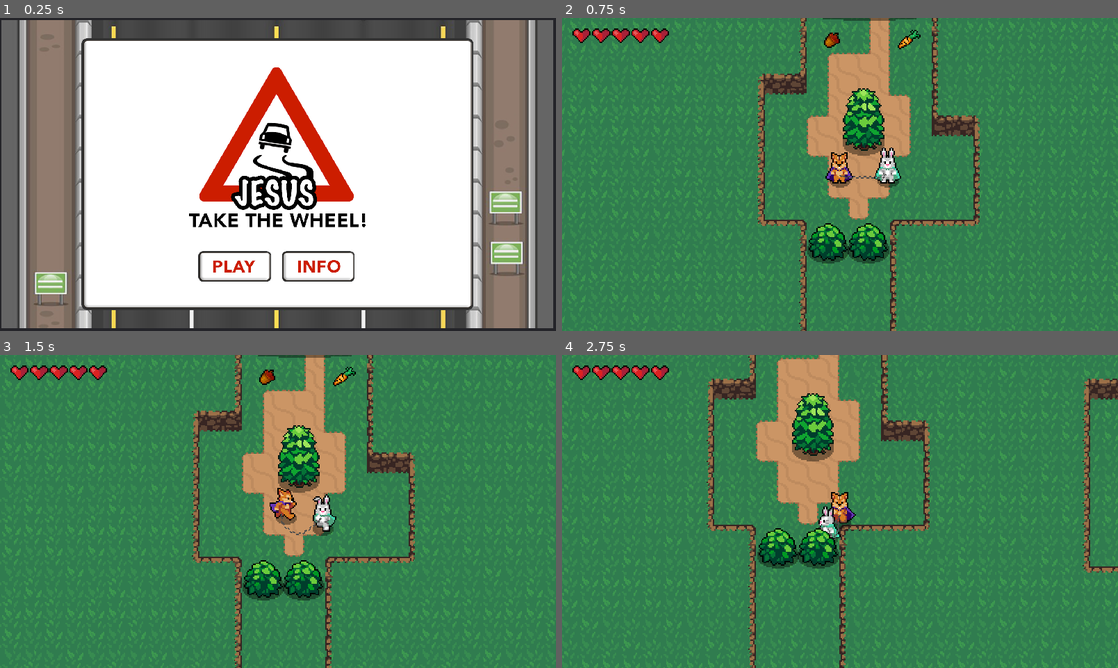
Above: before the commit, frames 1-4 (two rows, left to right).
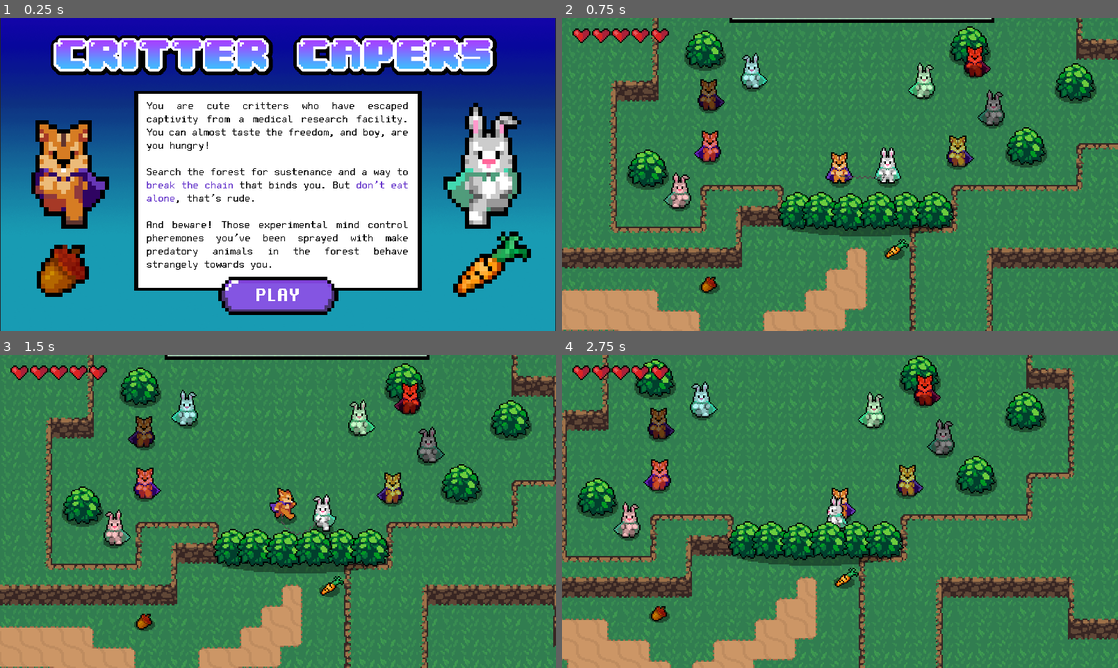
Above: after the commit, the same moments.

Repository: CaelRowley/gmtk-game-jam-2021
Game: Godot game, scene res://MainMenu.tscn
Same seed, same stepped clock (60 frames per second), same inputs: the game is played once before the commit and once after it.
Inputs (mouse positions are in pixels of both pictures, inside the frame that each line leads up to; where the layout moved, square brackets give the same spot in the first picture):
- Up to frame 1 (0.25 s): no input
- Up to frame 2 (0.75 s): click (840, 296) [795, 268] at 0.5 s
- Up to frame 3 (1.5 s): hold D (ui_right) from 1.28 s (still down); hold Down (player2_down) from 1.28 s (still down)
- Up to frame 4 (2.75 s): release D (ui_right) at 2.03 s; release Down (player2_down) at 2.03 s; hold S (ui_down) from 2.03 s (still down); tap Left (player2_left) at 2.1 s

The runs differ from the first frame. In frame 1, 75% of the frame differs, in the area x 0-100%, y 0-100%; in frame 2, 40%; in frame 3, 40%; in frame 4, 40%.

Commit message:
feat:add shadow

Diff:
--- a/src/Level1.tscn
+++ b/src/Level1.tscn
@@ -24,6 +24,7 @@
 [ext_resource path="res://World/Friendly/Bunny4.tscn" type="PackedScene" id=22]
 [ext_resource path="res://World/Friendly/Bunny2.tscn" type="PackedScene" id=23]
 [ext_resource path="res://World/Friendly/Endgame.tscn" type="PackedScene" id=24]
+[ext_resource path="res://UI/endgame-text.png" type="Texture" id=25]
 
 [sub_resource type="TileSet" id=1]
 0/name = "DirtTileset.png 0"
@@ -500,7 +501,7 @@
 0/z_index = 0
 
 [node name="World" type="Node2D"]
-position = Vector2( 5.25, 42.5 )
+position = Vector2( 5, 43 )
 
 [node name="Background" type="Sprite" parent="."]
 position = Vector2( -585.25, -2450.5 )
@@ -530,7 +531,7 @@
 position = Vector2( 177, 253 )
 
 [node name="JoinedPlayers" parent="YSort" instance=ExtResource( 7 )]
-position = Vector2( 249.75, 160.5 )
+position = Vector2( 747, -1925 )
 
 [node name="Level1" type="YSort" parent="YSort"]
 
@@ -813,16 +814,16 @@
 position = Vector2( 679.75, -1999.5 )
 
 [node name="Bunny3" parent="YSort/Level7" instance=ExtResource( 20 )]
-position = Vector2( 817.75, -2027.5 )
+position = Vector2( 812, -1992 )
 
 [node name="Bunny4" parent="YSort/Level7" instance=ExtResource( 22 )]
-position = Vector2( 864.75, -1979.5 )
+position = Vector2( 865, -1971 )
 
 [node name="Chipmunk2" parent="YSort/Level7" instance=ExtResource( 17 )]
 position = Vector2( 837.75, -1939.5 )
 
 [node name="Chipmunk3" parent="YSort/Level7" instance=ExtResource( 19 )]
-position = Vector2( 682.75, -2051.5 )
+position = Vector2( 647, -1984 )
 
 [node name="Chipmunk4" parent="YSort/Level7" instance=ExtResource( 18 )]
 position = Vector2( 850.75, -2009.5 )
@@ -846,20 +847,10 @@
 volume_db = -12.0
 autoplay = true
 
-[node name="TextEdit" type="TextEdit" parent="."]
-anchor_top = -0.565
-anchor_bottom = 0.115
-margin_left = 870.75
-margin_top = -1833.5
-margin_right = 1132.75
-margin_bottom = -1779.5
-rect_scale = Vector2( 0.5, 0.5 )
-text = "And the critters lived happily ever after
-for days and days
-"
-__meta__ = {
-"_edit_use_anchors_": false
-}
+[node name="endgame-text" type="Sprite" parent="."]
+position = Vector2( 941, -1821 )
+scale = Vector2( 0.205216, 0.220421 )
+texture = ExtResource( 25 )
 
 [editable path="YSort/Level1/Barrier"]
 [editable path="YSort/Level2/Barrier"]
--- a/src/MainMenu.tscn
+++ b/src/MainMenu.tscn
@@ -1,7 +1,7 @@
 [gd_scene load_steps=4 format=2]
 
+[ext_resource path="res://World/title.png" type="Texture" id=1]
 [ext_resource path="res://PlayButton.gd" type="Script" id=2]
-[ext_resource path="res://UI/menu_main-V3.png" type="Texture" id=3]
 [ext_resource path="res://Music and Sounds/demo2.wav" type="AudioStream" id=4]
 
 [node name="MainMenu" type="Node2D"]
@@ -14,10 +14,10 @@
 }
 
 [node name="PlayButton" type="MenuButton" parent="Panel"]
-margin_left = 139.0
-margin_top = 175.0
-margin_right = 151.0
-margin_bottom = 195.0
+margin_left = 173.0
+margin_top = 197.0
+margin_right = 185.0
+margin_bottom = 217.0
 rect_scale = Vector2( 6.82476, 1.58457 )
 script = ExtResource( 2 )
 __meta__ = {
@@ -25,9 +25,9 @@
 }
 
 [node name="Sprite" type="Sprite" parent="."]
-position = Vector2( 212.606, 119.684 )
-scale = Vector2( 0.293603, 0.292139 )
-texture = ExtResource( 3 )
+position = Vector2( 213, 120 )
+scale = Vector2( 0.221281, 0.221995 )
+texture = ExtResource( 1 )
 
 [node name="AudioStreamPlayer" type="AudioStreamPlayer" parent="."]
 stream = ExtResource( 4 )
--- a/src/World/Acorn.tscn
+++ b/src/World/Acorn.tscn
@@ -1,8 +1,13 @@
-[gd_scene load_steps=2 format=2]
+[gd_scene load_steps=3 format=2]
 
 [ext_resource path="res://World/Acorn.png" type="Texture" id=1]
+[ext_resource path="res://Shadows/MediumShadow.png" type="Texture" id=2]
 
 [node name="Acorn" type="StaticBody2D"]
 
+[node name="MediumShadow" type="Sprite" parent="."]
+position = Vector2( 0, 2 )
+texture = ExtResource( 2 )
+
 [node name="Sprite" type="Sprite" parent="."]
 texture = ExtResource( 1 )
--- a/src/World/Carrot.tscn
+++ b/src/World/Carrot.tscn
@@ -1,8 +1,13 @@
-[gd_scene load_steps=2 format=2]
+[gd_scene load_steps=3 format=2]
 
 [ext_resource path="res://World/Carrot.png" type="Texture" id=1]
+[ext_resource path="res://Shadows/MediumShadow.png" type="Texture" id=2]
 
 [node name="StaticBody2D" type="StaticBody2D"]
 
+[node name="MediumShadow" type="Sprite" parent="."]
+position = Vector2( -2, 3 )
+texture = ExtResource( 2 )
+
 [node name="Sprite" type="Sprite" parent="."]
 texture = ExtResource( 1 )
--- a/src/World/Friendly/Bunny1.tscn
+++ b/src/World/Friendly/Bunny1.tscn
@@ -1,6 +1,7 @@
-[gd_scene load_steps=6 format=2]
+[gd_scene load_steps=7 format=2]
 
 [ext_resource path="res://Player/Player2.png" type="Texture" id=1]
+[ext_resource path="res://Shadows/MediumShadow.png" type="Texture" id=2]
 
 [sub_resource type="AtlasTexture" id=1]
 atlas = ExtResource( 1 )
@@ -23,11 +24,14 @@
 
 [node name="Bunny1" type="Node2D"]
 
+[node name="MediumShadow" type="Sprite" parent="."]
+position = Vector2( -1, 3 )
+texture = ExtResource( 2 )
+
 [node name="AnimatedSprite" type="AnimatedSprite" parent="."]
 modulate = Color( 0.988235, 0.760784, 0.760784, 1 )
 frames = SubResource( 3 )
 animation = "dance"
-frame = 1
 playing = true
 
 [node name="StaticBody2D" type="StaticBody2D" parent="."]
--- a/src/World/Friendly/Bunny2.tscn
+++ b/src/World/Friendly/Bunny2.tscn
@@ -1,6 +1,7 @@
-[gd_scene load_steps=6 format=2]
+[gd_scene load_steps=7 format=2]
 
 [ext_resource path="res://Player/Player2.png" type="Texture" id=1]
+[ext_resource path="res://Shadows/MediumShadow.png" type="Texture" id=2]
 
 [sub_resource type="AtlasTexture" id=1]
 atlas = ExtResource( 1 )
@@ -23,10 +24,15 @@
 
 [node name="Bunny1" type="Node2D"]
 
+[node name="MediumShadow" type="Sprite" parent="."]
+position = Vector2( 0, 3 )
+texture = ExtResource( 2 )
+
 [node name="AnimatedSprite" type="AnimatedSprite" parent="."]
 modulate = Color( 0.701961, 0.964706, 0.956863, 1 )
 frames = SubResource( 3 )
 animation = "dance"
+frame = 1
 playing = true
 
 [node name="StaticBody2D" type="StaticBody2D" parent="."]
--- a/src/World/Friendly/Bunny3.tscn
+++ b/src/World/Friendly/Bunny3.tscn
@@ -1,6 +1,7 @@
-[gd_scene load_steps=6 format=2]
+[gd_scene load_steps=7 format=2]
 
 [ext_resource path="res://Player/Player2.png" type="Texture" id=1]
+[ext_resource path="res://Shadows/MediumShadow.png" type="Texture" id=2]
 
 [sub_resource type="AtlasTexture" id=1]
 atlas = ExtResource( 1 )
@@ -23,6 +24,10 @@
 
 [node name="Bunny1" type="Node2D"]
 
+[node name="MediumShadow" type="Sprite" parent="."]
+position = Vector2( -1, 2 )
+texture = ExtResource( 2 )
+
 [node name="AnimatedSprite" type="AnimatedSprite" parent="."]
 modulate = Color( 0.776471, 0.996078, 0.788235, 1 )
 frames = SubResource( 3 )
--- a/src/World/Friendly/Bunny4.tscn
+++ b/src/World/Friendly/Bunny4.tscn
@@ -1,6 +1,7 @@
-[gd_scene load_steps=6 format=2]
+[gd_scene load_steps=7 format=2]
 
 [ext_resource path="res://Player/Player2.png" type="Texture" id=1]
+[ext_resource path="res://Shadows/MediumShadow.png" type="Texture" id=2]
 
 [sub_resource type="AtlasTexture" id=1]
 atlas = ExtResource( 1 )
@@ -23,11 +24,14 @@
 
 [node name="Bunny1" type="Node2D"]
 
+[node name="MediumShadow" type="Sprite" parent="."]
+position = Vector2( -1, 3 )
+texture = ExtResource( 2 )
+
 [node name="AnimatedSprite" type="AnimatedSprite" parent="."]
 modulate = Color( 0.521569, 0.521569, 0.521569, 1 )
 frames = SubResource( 3 )
 animation = "dance"
-frame = 1
 playing = true
 
 [node name="StaticBody2D" type="StaticBody2D" parent="."]
--- a/src/World/Friendly/Chipmunk1.tscn
+++ b/src/World/Friendly/Chipmunk1.tscn
@@ -1,6 +1,7 @@
-[gd_scene load_steps=6 format=2]
+[gd_scene load_steps=7 format=2]
 
 [ext_resource path="res://Player/Player1.png" type="Texture" id=1]
+[ext_resource path="res://Shadows/MediumShadow.png" type="Texture" id=2]
 
 [sub_resource type="AtlasTexture" id=1]
 atlas = ExtResource( 1 )
@@ -23,6 +24,10 @@
 
 [node name="Chipmunk1" type="Node2D"]
 
+[node name="MediumShadow" type="Sprite" parent="."]
+position = Vector2( -1, 3 )
+texture = ExtResource( 2 )
+
 [node name="AnimatedSprite" type="AnimatedSprite" parent="."]
 modulate = Color( 0.945098, 0.615686, 1, 1 )
 position = Vector2( 0, -6 )
--- a/src/World/Friendly/Chipmunk2.tscn
+++ b/src/World/Friendly/Chipmunk2.tscn
@@ -1,6 +1,7 @@
-[gd_scene load_steps=6 format=2]
+[gd_scene load_steps=7 format=2]
 
 [ext_resource path="res://Player/Player1.png" type="Texture" id=1]
+[ext_resource path="res://Shadows/MediumShadow.png" type="Texture" id=2]
 
 [sub_resource type="AtlasTexture" id=1]
 atlas = ExtResource( 1 )
@@ -23,11 +24,16 @@
 
 [node name="Chipmunk1" type="Node2D"]
 
+[node name="MediumShadow" type="Sprite" parent="."]
+position = Vector2( -1, 3 )
+texture = ExtResource( 2 )
+
 [node name="AnimatedSprite" type="AnimatedSprite" parent="."]
 modulate = Color( 0.74902, 1, 0.784314, 1 )
 position = Vector2( 0, -6 )
 frames = SubResource( 3 )
 animation = "dance"
+frame = 1
 playing = true
 
 [node name="StaticBody2D" type="StaticBody2D" parent="."]
--- a/src/World/Friendly/Chipmunk3.tscn
+++ b/src/World/Friendly/Chipmunk3.tscn
@@ -1,6 +1,7 @@
-[gd_scene load_steps=6 format=2]
+[gd_scene load_steps=7 format=2]
 
 [ext_resource path="res://Player/Player1.png" type="Texture" id=1]
+[ext_resource path="res://Shadows/MediumShadow.png" type="Texture" id=2]
 
 [sub_resource type="AtlasTexture" id=1]
 atlas = ExtResource( 1 )
@@ -24,6 +25,10 @@
 [node name="Chipmunk1" type="Node2D"]
 modulate = Color( 0.490196, 0.490196, 0.490196, 1 )
 
+[node name="MediumShadow" type="Sprite" parent="."]
+position = Vector2( 0, 4 )
+texture = ExtResource( 2 )
+
 [node name="AnimatedSprite" type="AnimatedSprite" parent="."]
 position = Vector2( 0, -5 )
 frames = SubResource( 3 )
--- a/src/World/Friendly/Chipmunk4.tscn
+++ b/src/World/Friendly/Chipmunk4.tscn
@@ -1,6 +1,7 @@
-[gd_scene load_steps=6 format=2]
+[gd_scene load_steps=7 format=2]
 
 [ext_resource path="res://Player/Player1.png" type="Texture" id=1]
+[ext_resource path="res://Shadows/MediumShadow.png" type="Texture" id=2]
 
 [sub_resource type="AtlasTexture" id=1]
 atlas = ExtResource( 1 )
@@ -31,6 +32,10 @@
 frame = 1
 playing = true
 
+[node name="MediumShadow" type="Sprite" parent="."]
+position = Vector2( -1, 3 )
+texture = ExtResource( 2 )
+
 [node name="StaticBody2D" type="StaticBody2D" parent="."]
 
 [node name="CollisionShape2D" type="CollisionShape2D" parent="StaticBody2D"]
--- a/src/World/Friendly/Player1Dance.tscn
+++ b/src/World/Friendly/Player1Dance.tscn
@@ -1,6 +1,7 @@
-[gd_scene load_steps=6 format=2]
+[gd_scene load_steps=7 format=2]
 
 [ext_resource path="res://Player/Player1.png" type="Texture" id=1]
+[ext_resource path="res://Shadows/MediumShadow.png" type="Texture" id=2]
 
 [sub_resource type="AtlasTexture" id=1]
 atlas = ExtResource( 1 )
@@ -23,6 +24,10 @@
 
 [node name="Chipmunk1" type="Node2D"]
 
+[node name="MediumShadow" type="Sprite" parent="."]
+position = Vector2( -1, 4 )
+texture = ExtResource( 2 )
+
 [node name="AnimatedSprite" type="AnimatedSprite" parent="."]
 position = Vector2( 0, -5 )
 frames = SubResource( 3 )
--- a/src/World/Friendly/Player2Dance.tscn
+++ b/src/World/Friendly/Player2Dance.tscn
@@ -1,6 +1,7 @@
-[gd_scene load_steps=6 format=2]
+[gd_scene load_steps=7 format=2]
 
 [ext_resource path="res://Player/Player2.png" type="Texture" id=1]
+[ext_resource path="res://Shadows/MediumShadow.png" type="Texture" id=2]
 
 [sub_resource type="AtlasTexture" id=1]
 atlas = ExtResource( 1 )
@@ -23,6 +24,10 @@
 
 [node name="Bunny1" type="Node2D"]
 
+[node name="MediumShadow" type="Sprite" parent="."]
+position = Vector2( -1, 3 )
+texture = ExtResource( 2 )
+
 [node name="AnimatedSprite" type="AnimatedSprite" parent="."]
 frames = SubResource( 3 )
 animation = "dance"
--- a/src/World/Logpile.tscn
+++ b/src/World/Logpile.tscn
@@ -1,12 +1,17 @@
-[gd_scene load_steps=3 format=2]
+[gd_scene load_steps=4 format=2]
 
 [ext_resource path="res://World/Logpile.png" type="Texture" id=1]
+[ext_resource path="res://Shadows/MediumShadow.png" type="Texture" id=2]
 
 [sub_resource type="CapsuleShape2D" id=1]
 radius = 7.0
 height = 2.0
 
 [node name="Logpile" type="Node2D"]
+
+[node name="MediumShadow" type="Sprite" parent="."]
+position = Vector2( 0, 5 )
+texture = ExtResource( 2 )
 
 [node name="Sprite" type="Sprite" parent="."]
 texture = ExtResource( 1 )
--- a/src/World/Lumberjack.tscn
+++ b/src/World/Lumberjack.tscn
@@ -6,72 +6,79 @@
 [ext_resource path="res://World/Lumberjack.gd" type="Script" id=4]
 [ext_resource path="res://World/Stump.tscn" type="PackedScene" id=5]
 [ext_resource path="res://Music and Sounds/Hit.wav" type="AudioStream" id=6]
+[ext_resource path="res://Shadows/MediumShadow.png" type="Texture" id=7]
 
-[sub_resource type="AtlasTexture" id=22]
+[sub_resource type="AtlasTexture" id=1]
+atlas = ExtResource( 1 )
+region = Rect2( 0, 0, 128, 128 )
+
+[sub_resource type="AtlasTexture" id=2]
+atlas = ExtResource( 1 )
+region = Rect2( 128, 0, 128, 128 )
+
+[sub_resource type="AtlasTexture" id=3]
 atlas = ExtResource( 1 )
 region = Rect2( 384, 0, 128, 128 )
 
-[sub_resource type="AtlasTexture" id=23]
+[sub_resource type="AtlasTexture" id=4]
 atlas = ExtResource( 1 )
 region = Rect2( 256, 0, 128, 128 )
 
-[sub_resource type="AtlasTexture" id=24]
+[sub_resource type="AtlasTexture" id=5]
 atlas = ExtResource( 1 )
 region = Rect2( 512, 0, 128, 128 )
 
-[sub_resource type="AtlasTexture" id=25]
+[sub_resource type="AtlasTexture" id=6]
 atlas = ExtResource( 1 )
 region = Rect2( 640, 0, 128, 128 )
 
-[sub_resource type="AtlasTexture" id=26]
+[sub_resource type="AtlasTexture" id=7]
 atlas = ExtResource( 1 )
 region = Rect2( 768, 0, 128, 128 )
 
-[sub_resource type="AtlasTexture" id=27]
+[sub_resource type="AtlasTexture" id=8]
 atlas = ExtResource( 1 )
 region = Rect2( 128, 0, 128, 128 )
 
-[sub_resource type="AtlasTexture" id=20]
-atlas = ExtResource( 1 )
-region = Rect2( 0, 0, 128, 128 )
-
-[sub_resource type="AtlasTexture" id=21]
-atlas = ExtResource( 1 )
-region = Rect2( 128, 0, 128, 128 )
-
-[sub_resource type="SpriteFrames" id=28]
+[sub_resource type="SpriteFrames" id=9]
 animations = [ {
-"frames": [ SubResource( 22 ), SubResource( 23 ), SubResource( 24 ), SubResource( 25 ), SubResource( 26 ), SubResource( 27 ) ],
+"frames": [ SubResource( 1 ), SubResource( 2 ) ],
+"loop": true,
+"name": "Idle",
+"speed": 2.0
+}, {
+"frames": [ SubResource( 3 ), SubResource( 4 ), SubResource( 5 ), SubResource( 6 ), SubResource( 7 ), SubResource( 8 ) ],
 "loop": false,
 "name": "Attack",
 "speed": 8.0
-}, {
-"frames": [ SubResource( 20 ), SubResource( 21 ) ],
-"loop": true,
-"name": "Idle",
-"speed": 2.0
 } ]
 
-[sub_resource type="CapsuleShape2D" id=29]
+[sub_resource type="CapsuleShape2D" id=10]
 radius = 21.0
 height = 0.0
 
-[sub_resource type="CapsuleShape2D" id=9]
+[sub_resource type="CapsuleShape2D" id=11]
 radius = 19.0
 height = 0.0
 
-[sub_resource type="RectangleShape2D" id=18]
+[sub_resource type="RectangleShape2D" id=12]
 extents = Vector2( 156, 267 )
 
 [node name="Lumberjack" type="Node2D"]
 position = Vector2( 3, -1 )
+scale = Vector2( 1, 0.9945 )
 script = ExtResource( 4 )
+
+[node name="MediumShadow" type="Sprite" parent="."]
+position = Vector2( -5, 19.1051 )
+scale = Vector2( 1.3, 1 )
+texture = ExtResource( 7 )
 
 [node name="Stump" parent="." instance=ExtResource( 5 )]
 position = Vector2( 12, 22 )
 
 [node name="AnimatedSprite" type="AnimatedSprite" parent="."]
-frames = SubResource( 28 )
+frames = SubResource( 9 )
 animation = "Idle"
 frame = 1
 playing = true
--- a/src/World/Stump.tscn
+++ b/src/World/Stump.tscn
@@ -1,12 +1,18 @@
-[gd_scene load_steps=3 format=2]
+[gd_scene load_steps=4 format=2]
 
 [ext_resource path="res://World/stump.png" type="Texture" id=1]
+[ext_resource path="res://Shadows/MediumShadow.png" type="Texture" id=2]
 
 [sub_resource type="CapsuleShape2D" id=1]
 radius = 7.0
 height = 2.0
 
 [node name="Stump" type="Node2D"]
+
+[node name="MediumShadow" type="Sprite" parent="."]
+position = Vector2( 0, 4 )
+scale = Vector2( 1.3, 1 )
+texture = ExtResource( 2 )
 
 [node name="Sprite" type="Sprite" parent="."]
 texture = ExtResource( 1 )
--- a/src/project.godot
+++ b/src/project.godot
@@ -132,6 +132,7 @@
 
 [rendering]
 
+quality/driver/driver_name="GLES2"
 2d/snapping/use_gpu_pixel_snap=true
 environment/default_environment="res://default_env.tres"
 quality/2d/use_pixel_snap=true
Not shown: 1 places in src/Level1.tscn that only renumber resources
Binary file added: src/UI/endgame-text.png
Not shown, added: src/UI/endgame-text.png.import
Not shown: 4 places in src/World/Lumberjack.tscn that only renumber resources
Binary file added: src/World/title.png
Not shown, added: src/World/title.png.import
